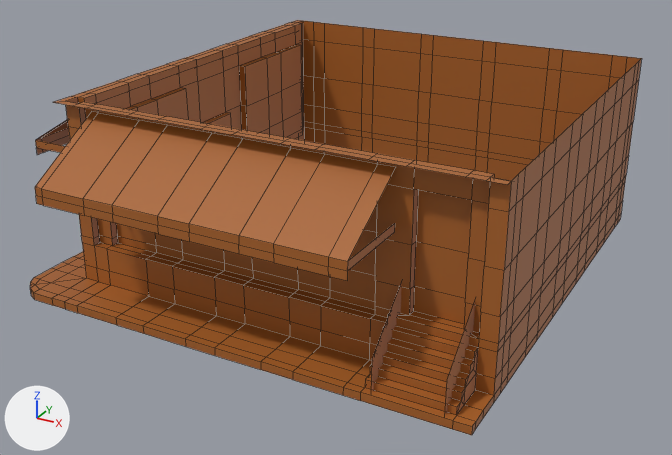
One commit to the FBX model Cutscene/Buildings/Models/building corner store.fbx: the scene before it, then after it.
One viewpoint serves both versions: a 50 mm lens placed at (5.12, -10.4, 5.41), pointed at (-0.23, -0.66, 0.54). Every picture has the same lights, and +X, +Y and +Z are marked at lower left. Mesh edges are drawn as thin lines.

The first picture shows 'Building Corner Store 1'.
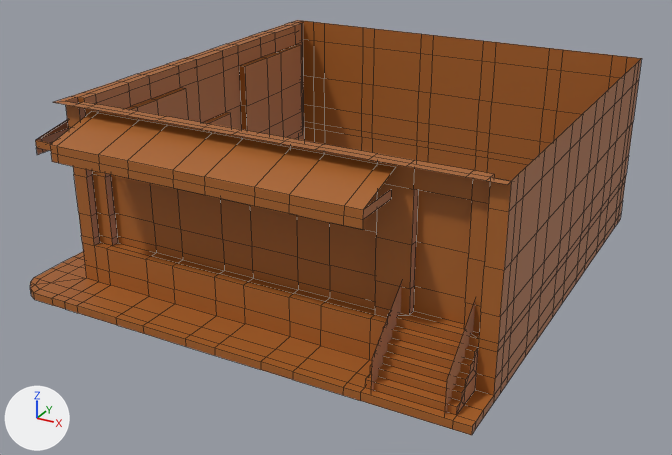
Commit message: Building Assets

Pixel boxes [x1, y1, x2, y2] of what changed, in the pictures (672 x 455 px; the box of a moved part takes in the faces that stretch with it):
part 1 of me_cube_002, moved or reshaped: before [35, 112, 396, 281]; after [50, 112, 396, 230]

Patch to the scene script:
```diff
--- a/Cutscene/Buildings/Models/building corner store.fbx.py
+++ b/Cutscene/Buildings/Models/building corner store.fbx.py
@@ me_cube_002 @@
 me_cube_002.from_pydata(...)  # 855 vertices, 768 faces; spans x -3.6..2.7, y -3.61..2.7, z 0.0..2.4
 # used by ob_building_corner_store_1; location = (0.0, 0.0, 0.0)
+# me_cube_002 part 1: all 34 vertices in x -2.39..1.51, y -3.61..-2.61, z 1.5..1.7 are scaled about their middle by (1, 0.6, 1), then moved by (0.0, 0.1, 0.4)
 me_cube_002.materials.append(mat_building_corner_store_1)
```
